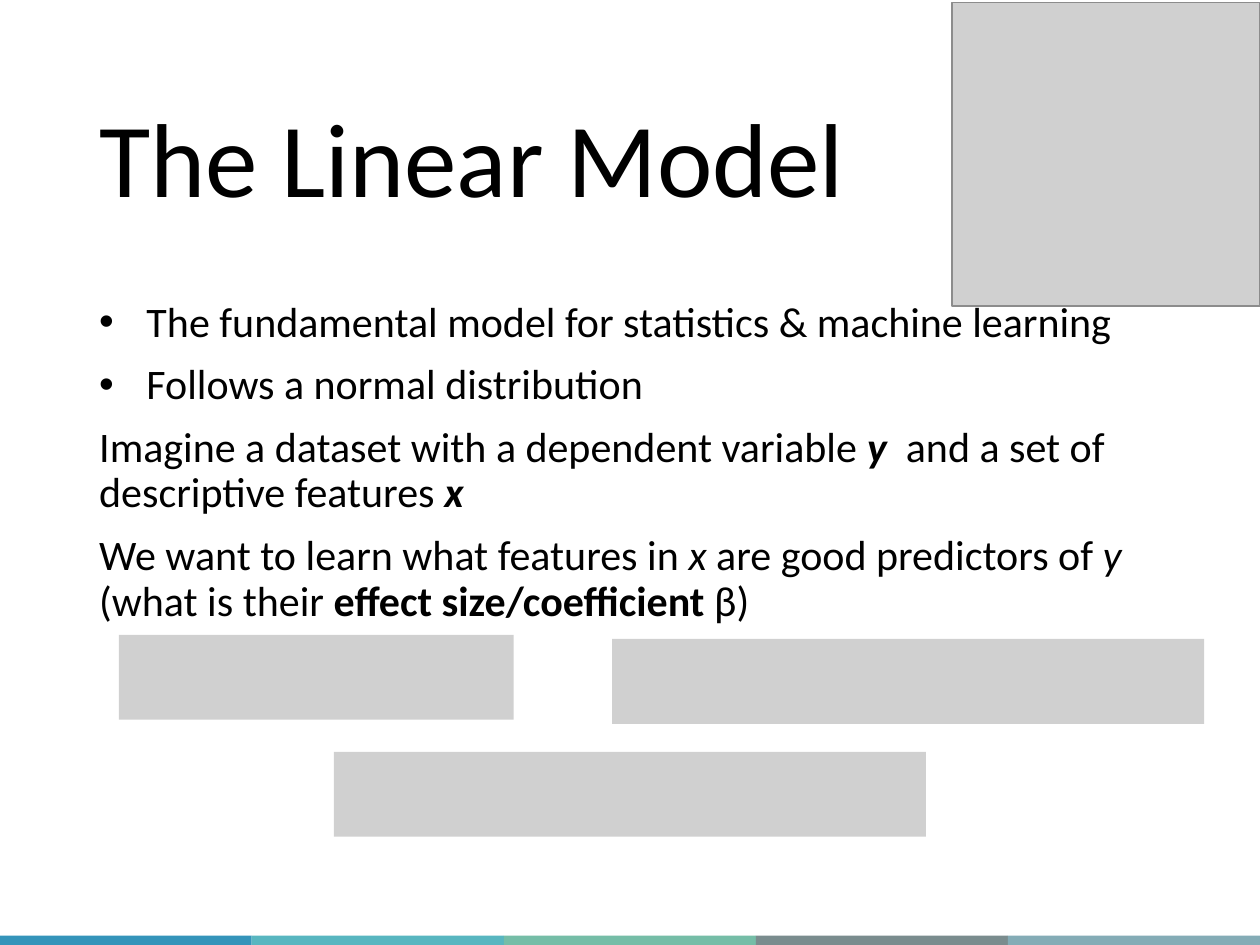
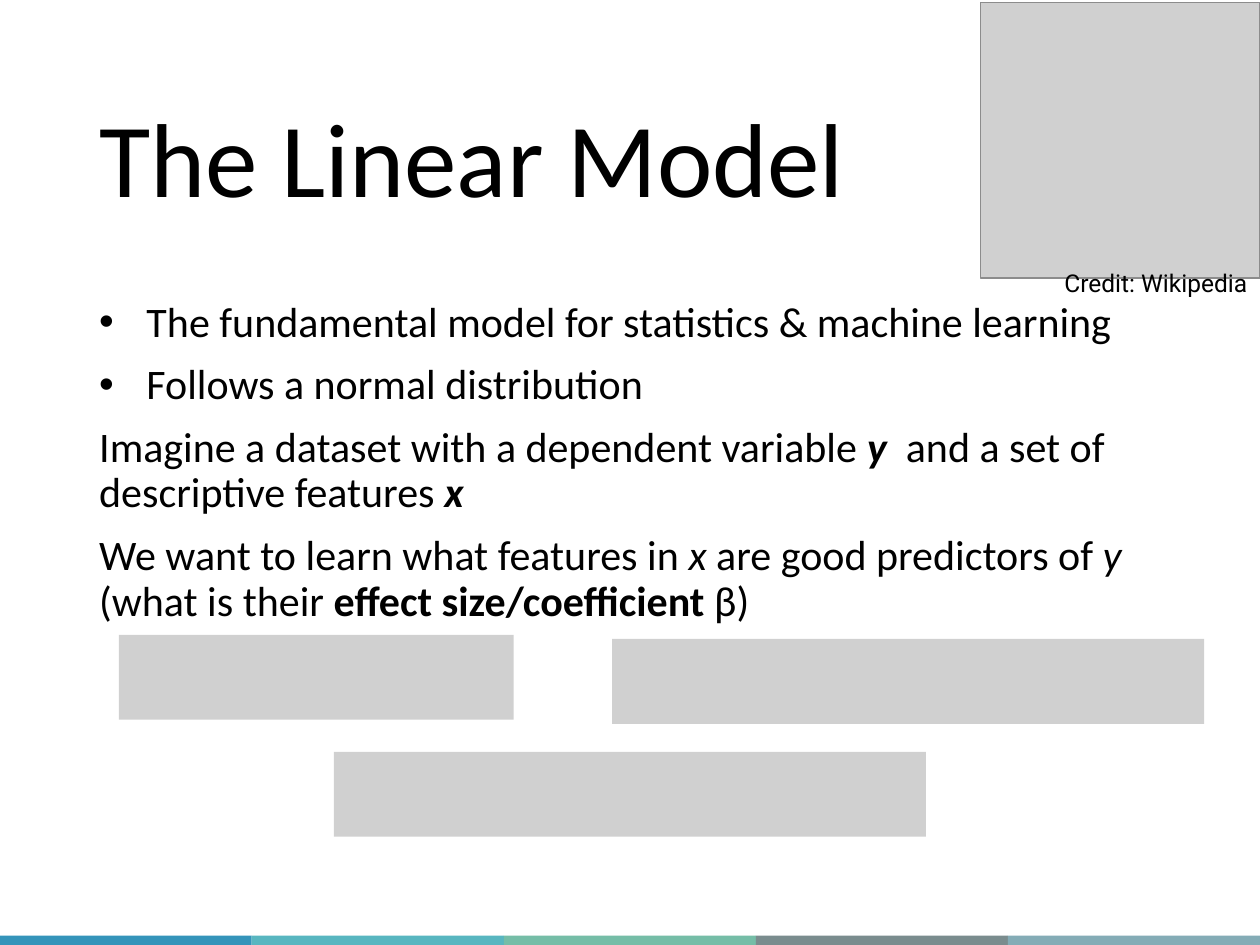
Before and after one commit to QLS-MiCM/StatsInR, a slide deck: slide 25 of slides/QLS-MiCM Statistics in R Fall 2024.pptx (slide 23 before the commit). Drawn at 1260x945 pixels with LibreOffice and Linux fonts; fonts in the diff are those of the drawing; grey boxes stand for pictures; background and template pictures are left out. Boxes give left, top, right and bottom in pixels: in the first picture for what was removed or moved away, otherwise in the second. Text is boxed around its words. In the diff, an @@ line names an element or a change of style, - is before the commit and + after.

Commit message:
Re-ordered slides for clarity

```diff
--- a/slides/QLS-MiCM Statistics in R Fall 2024.pptx
+++ b/slides/QLS-MiCM Statistics in R Fall 2024.pptx
@@ picture: place and size @@
-picture at bbox=[953, 3, 1260, 306]
+picture at bbox=[980, 3, 1260, 278]
@@ text added at bbox=[1064, 273, 1247, 298], 14 pt, text #000000 @@
+Credit: Wikipedia
```
Also in this commit, not shown: 3 other files.
